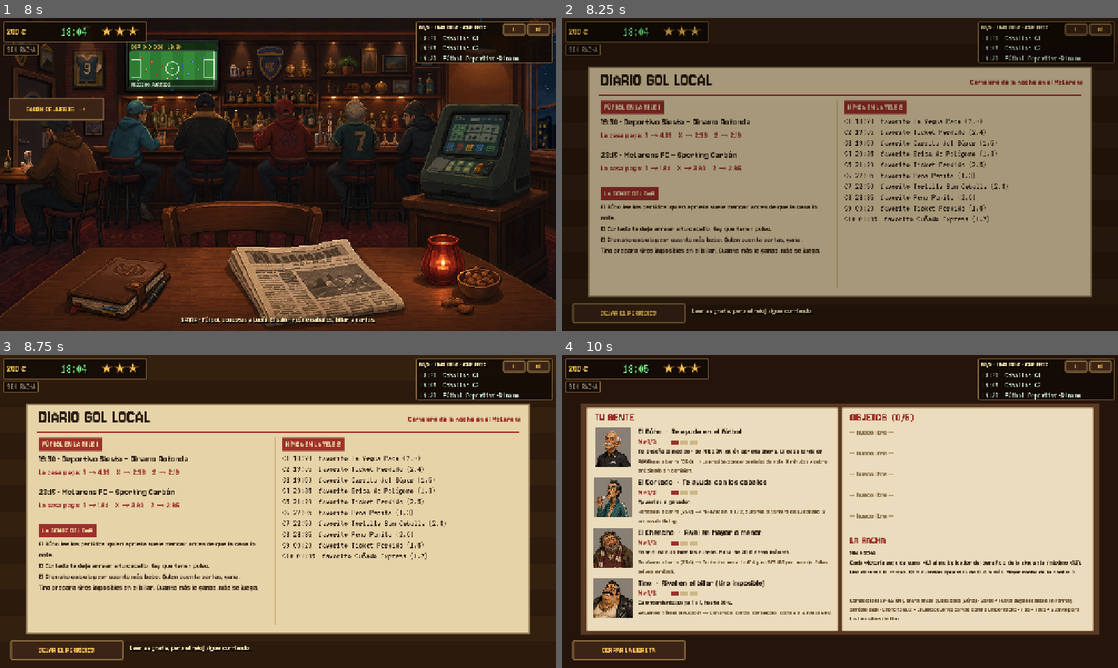
Above: before the commit, frames 1-4 (two rows, left to right).
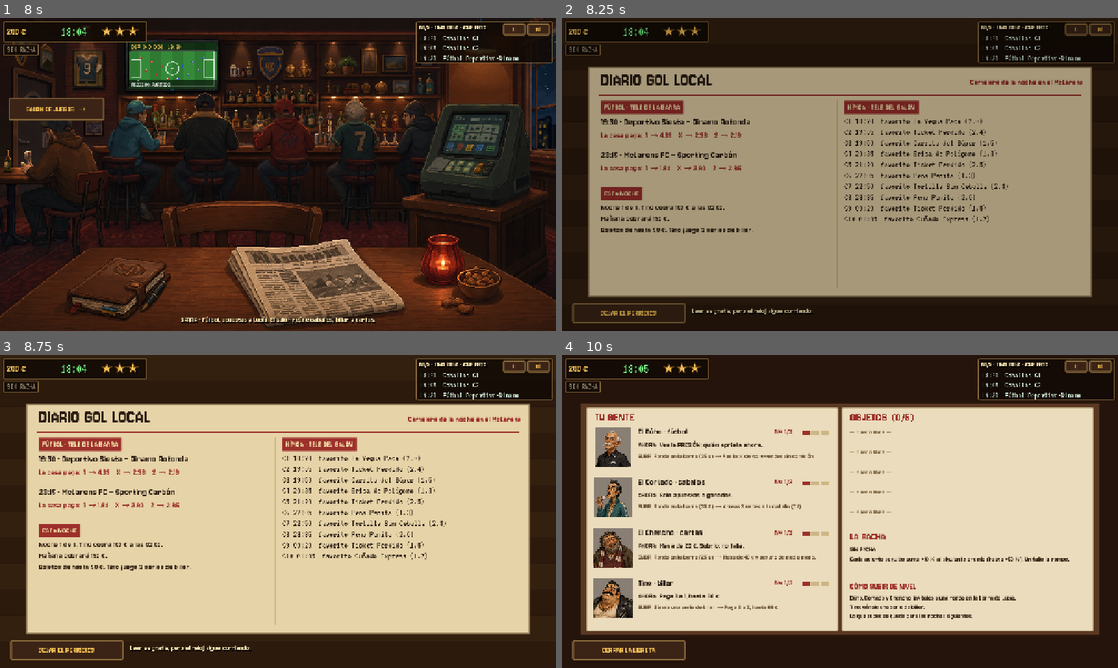
Above: after the commit, the same moments.

Repository: Roitxelo/MACLARENS
Game: Godot game, scene res://scenes/night.tscn
The game is run twice, just before and just after one commit, with the same random seed, the same clock (stepped at 60 frames per second) and the same inputs.
Inputs (mouse positions are in pixels of both pictures, inside the frame that each line leads up to):
- Up to frame 1 (8 s): click "ABRIR EL BAR · 18:00" at 0.5 s; click (172, 64) at 1.27 s; click "VOLVER AL BAR" at 2 s; click (478, 155) at 2.77 s; click "FÚTBOL" at 3.5 s; click "CABALLOS" at 4.25 s; click "MIS TICKETS" at 5 s; click "-" at 5.75 s; click "+" at 6.5 s; click (478, 208) at 7.27 s
- Up to frame 2 (8.25 s): click (878, 274) at 8.02 s
- Up to frame 3 (8.75 s): no input
- Up to frame 4 (10 s): click "DEJAR EL PERIÓDICO" at 8.75 s; click (678, 617) at 9.52 s

Frame 1 is identical in both runs. In frame 2, 2.1% of the frame differs, in the area x 7-65%, y 26-76%; in frame 3, 2.1%; in frame 4, 7.7%, in the area x 13-94%, y 23-85%.

Commit message:
ui: libreta y periódico con una línea por cosa (T24)
La libreta dice qué hace cada personaje ahora y qué gana al subir, y
explica cómo subir de nivel. El periódico cambia las reglas por la
cuota de la noche. Quita una referencia vieja al futbolín.

Co-Authored-By: Claude Opus 5.5 <noreply@anthropic.com>
Claude-Session: https://claude.ai/code/session_01KxFFSA6PmMB8uevDQh2Wfw

Diff:
--- a/game/night/catalog.gd
+++ b/game/night/catalog.gd
@@ -3,7 +3,8 @@
 
 ## Personajes (niveles) y objetos. Filosofía: las mejoras no regalan dinero,
 ## dan herramientas que premian jugar bien (leer el partido, arrear a tiempo,
-## contar cartas, dominar el futbolín). Los efectos se aplican buscando el id.
+## contar cartas, clavar el tiro imposible). Los efectos se aplican buscando el id.
+## "short": una línea por nivel para la libreta y la tienda. "how": cómo se sube.
 
 const MAX_LEVEL := 3
 const MAX_TRINKETS := 5
@@ -12,6 +13,8 @@
 	"buho": {
 		"name": "El Búho", "game": "football", "role": "Te ayuda en el fútbol",
 		"rounds": [0, 35, 70],
+		"how": "Ronda en la barra",
+		"short": ["Ves la PRESIÓN: quién aprieta ahora.", "Ves la % de gol y vendes sin comisión.", "Un penalti por partido lo tiras tú."],
 		"levels": [
 			"Te enseña el medidor de PRESIÓN: quién aprieta ahora. La casa tarda en verlo.",
 			"La presión con porcentajes de gol a 10 minutos y cobro anticipado sin comisión.",
@@ -21,6 +24,8 @@
 	"cortado": {
 		"name": "El Cortado", "game": "horse", "role": "Te ayuda con los caballos",
 		"rounds": [0, 35, 70],
+		"how": "Ronda en la barra",
+		"short": ["Solo apuestas a ganador.", "Arreas 3 veces a tu caballo (TV).", "Arreas 5 veces y apuestas a colocado."],
 		"levels": [
 			"Apuestas a ganador.",
 			"ARREAR: en la TV 2, durante la carrera de tu caballo, 3 arreos de timing.",
@@ -30,6 +35,8 @@
 	"chencho": {
 		"name": "El Chencho", "game": "cards", "role": "Rival en Mayor o menor",
 		"rounds": [0, 25, 60],
+		"how": "Ronda en la barra",
+		"short": ["Mesa de 20 €. Sobrio: no falla.", "Mesa de 40 € y seguro de media mano.", "Mesa de 60 €. Borracho: cuenta cartas."],
 		"levels": [
 			"Sobrio: calcula bien las cuotas. Mesa de 20 € como máximo.",
 			"Contento: mesa de 40 € y un SEGURO por mano (si fallas, salvas la mitad).",
@@ -39,6 +46,8 @@
 	"tino": {
 		"name": "Tino", "game": "billar", "role": "Rival en el billar (tiro imposible)",
 		"rounds": [],
+		"how": "Gánale una serie de billar",
+		"short": ["Paga 1 a 1, hasta 30 €.", "Paga 3 a 2, hasta 60 €.", "Paga 2 a 1, hasta 100 €."],
 		"levels": [
 			"Calentamiento: paga 1 a 1, hasta 30 €.",
 			"Con truco (banda, carambola): paga 3 a 2, hasta 60 €.",
--- a/game/ui/screens/notebook_screen.gd
+++ b/game/ui/screens/notebook_screen.gd
@@ -1,6 +1,9 @@
 extends Control
 
-## La libreta: tu gente (niveles), tus objetos y cómo va la racha.
+## La libreta: tu gente (qué hace cada uno ahora y cómo subirlo), tus objetos
+## y la racha. Una línea por cosa: nada de reglas largas (T24).
+
+const GAME_WORD := {"football": "fútbol", "horse": "caballos", "cards": "cartas", "billar": "billar"}
 
 var main: Control
 var args: Dictionary
@@ -28,27 +31,22 @@
 		var pic := UIKit.texture_rect(UIKit.portrait(who), Rect2(72, y, 92, 92))
 		pic.stretch_mode = TextureRect.STRETCH_KEEP_ASPECT_CENTERED
 		add_child(pic)
-		var name_l := UIKit.label("%s  ·  %s" % [c["name"], c["role"]], 22, UIKit.PAPER_INK)
+		var name_l := UIKit.label("%s · %s" % [c["name"], GAME_WORD[c["game"]]], 22, UIKit.PAPER_INK)
 		name_l.position = Vector2(176, y - 2)
 		add_child(name_l)
 		var lvl := UIKit.label("Nv %d/3" % lv, 20, UIKit.PAPER_RED)
-		lvl.position = Vector2(176, y + 22)
+		lvl.position = Vector2(490, y - 2)
 		add_child(lvl)
-		_level_pips(Vector2(250, y + 30), lv)
-		var now := UIKit.label(c["levels"][lv - 1], 17, Color("#3b2a1a"))
-		UIKit.place(now, Rect2(176, y + 46, 446, 24))
-		now.autowrap_mode = TextServer.AUTOWRAP_WORD_SMART
+		_level_pips(Vector2(552, y + 8), lv)
+		var now := UIKit.label("AHORA  " + str(c["short"][lv - 1]), 19, Color("#3b2a1a"))
+		UIKit.place(now, Rect2(176, y + 30, 446, 26))
 		add_child(now)
-		var nxt := ""
+		var nxt := "Nivel máximo."
 		if lv < 3:
-			if who == "tino":
-				nxt = "Siguiente: gánale al futbolín → %s" % c["levels"][lv]
-			else:
-				nxt = "Ronda en la barra (%d €) → %s" % [Night.round_price(who), c["levels"][lv]]
-		else:
-			nxt = "Nivel máximo."
-		var nl := UIKit.label(nxt, 15, Color("#6b5236"))
-		UIKit.place(nl, Rect2(176, y + 70, 446, 40))
+			var cost := "" if who == "tino" else " (%d €)" % Night.round_price(who)
+			nxt = "SUBIR  %s%s → %s" % [c["how"], cost, c["short"][lv]]
+		var nl := UIKit.label(nxt, 16, Color("#6b5236"))
+		UIKit.place(nl, Rect2(176, y + 58, 446, 44))
 		nl.autowrap_mode = TextServer.AUTOWRAP_WORD_SMART
 		add_child(nl)
 		y += 116
@@ -64,23 +62,25 @@
 			var tr: Dictionary = Catalog.TRINKETS[Night.trinkets[i]]
 			txt = "%s: %s" % [tr["name"], tr["text"]]
 			col = UIKit.PAPER_INK
-		var l := UIKit.label(txt, 18, col)
+		var l := UIKit.label(txt, 17, col)
 		UIKit.place(l, Rect2(664, y, 540, 44))
 		l.autowrap_mode = TextServer.AUTOWRAP_WORD_SMART
 		add_child(l)
-		y += 48
+		y += 46
 	var t3 := UIKit.label("LA RACHA", 26, UIKit.PAPER_RED)
-	t3.position = Vector2(664, 412)
+	t3.position = Vector2(664, 404)
 	add_child(t3)
-	var expl := "%s\nCada victoria seguida suma +0,1 al multiplicador del beneficio de la siguiente (máximo x1,5). Una derrota la rompe. Solo cuentan apuestas de 10 € o más. Mejor racha de la noche: %d." % [Night.streak_text(), Night.best_streak]
-	var el := UIKit.label(expl, 17, Color("#3b2a1a"))
-	UIKit.place(el, Rect2(664, 446, 540, 100))
+	var el := UIKit.label("%s\nCada acierto seguido suma +10 %% al siguiente premio (hasta +50 %%). Un fallo la rompe." % Night.streak_text(), 17, Color("#3b2a1a"))
+	UIKit.place(el, Rect2(664, 438, 540, 70))
 	el.autowrap_mode = TextServer.AUTOWRAP_WORD_SMART
 	add_child(el)
-	var combos := UIKit.label("Combos: lee la PRESIÓN y entra antes que la casa (Búho) · Gafas + Fusta: elige el caballo en forma y arréale bien · Chencho Nv3 + Chuleta: cuenta cartas contra un borracho · Tiza + Taco + Guante para los imposibles de Tino.", 15, Color("#6b5236"))
-	UIKit.place(combos, Rect2(664, 556, 540, 70))
-	combos.autowrap_mode = TextServer.AUTOWRAP_WORD_SMART
-	add_child(combos)
+	var t4 := UIKit.label("CÓMO SUBIR DE NIVEL", 22, UIKit.PAPER_RED)
+	t4.position = Vector2(664, 520)
+	add_child(t4)
+	var how := UIKit.label("Búho, Cortado y Chencho: invítales a una ronda en la barra de Lucía.\nTino: gánale una serie de billar.\nLo que subes se queda para las noches siguientes.", 16, Color("#3b2a1a"))
+	UIKit.place(how, Rect2(664, 550, 540, 80))
+	how.autowrap_mode = TextServer.AUTOWRAP_WORD_SMART
+	add_child(how)
 
 	var back := UIKit.button("CERRAR LA LIBRETA", "wood", 20)
 	UIKit.place(back, Rect2(24, 656, 260, 46))
--- a/game/ui/screens/paper_screen.gd
+++ b/game/ui/screens/paper_screen.gd
@@ -35,7 +35,7 @@
 	UIKit.place(mid, Rect2(632, 190, 2, 430))
 	add_child(mid)
 
-	var y := _section("FÚTBOL EN LA TELE 1", 90, 190.0)
+	var y := _section("FÚTBOL · TELE DE LA BARRA", 90, 190.0)
 	for m in Night.football.matches:
 		var sim: MatchSimulator = m["sim"]
 		var head := UIKit.label("%s · %s - %s" % [Night.clock_text(m["kickoff"]), m["home"], m["away"]], 24, UIKit.PAPER_INK)
@@ -50,19 +50,18 @@
 		UIKit.place(st, Rect2(90, y + 32, 530, 26))
 		add_child(st)
 		y += 76
-	y = _section("LA GENTE DEL BAR", 90, y + 10)
+	y = _section("ESTA NOCHE", 90, y + 10)
 	var tips := [
-		"El Búho lee los partidos: quien aprieta suele marcar antes de que la casa lo note.",
-		"El Cortado te deja arrear a tu caballo. Hay que tener pulso.",
-		"El Chencho calcula peor cuanto más bebe. Quien cuenta cartas, gana.",
-		"Tino prepara tiros imposibles en el billar. Cuanto más le ganas, más se juega.",
+		"Noche %d de %d. Tino cobra %d € a las 02:00." % [Night.night_index + 1, Night.NIGHTS, Night.debt],
+		"Mañana cobrará %d €." % Night.QUOTAS[Night.night_index + 1] if not Night.is_last_night() else "Es la última: paga y eres libre.",
+		"Boletos de hasta 50 €. Tino juega 3 series de billar.",
 	]
-	var tl := UIKit.label("\n".join(tips), 19, Color("#3b2a1a"))
+	var tl := UIKit.label("\n".join(tips), 20, Color("#3b2a1a"))
 	UIKit.place(tl, Rect2(90, y, 530, 140))
 	tl.autowrap_mode = TextServer.AUTOWRAP_WORD_SMART
 	add_child(tl)
 
-	y = _section("HÍPICA EN LA TELE 2", 650, 190.0)
+	y = _section("HÍPICA · TELE DEL SALÓN", 650, 190.0)
 	var lines: Array = []
 	for r in Night.races.races:
 		var txt := ""
Not shown, changed: docs/coordination/TASK_BOARD.md
